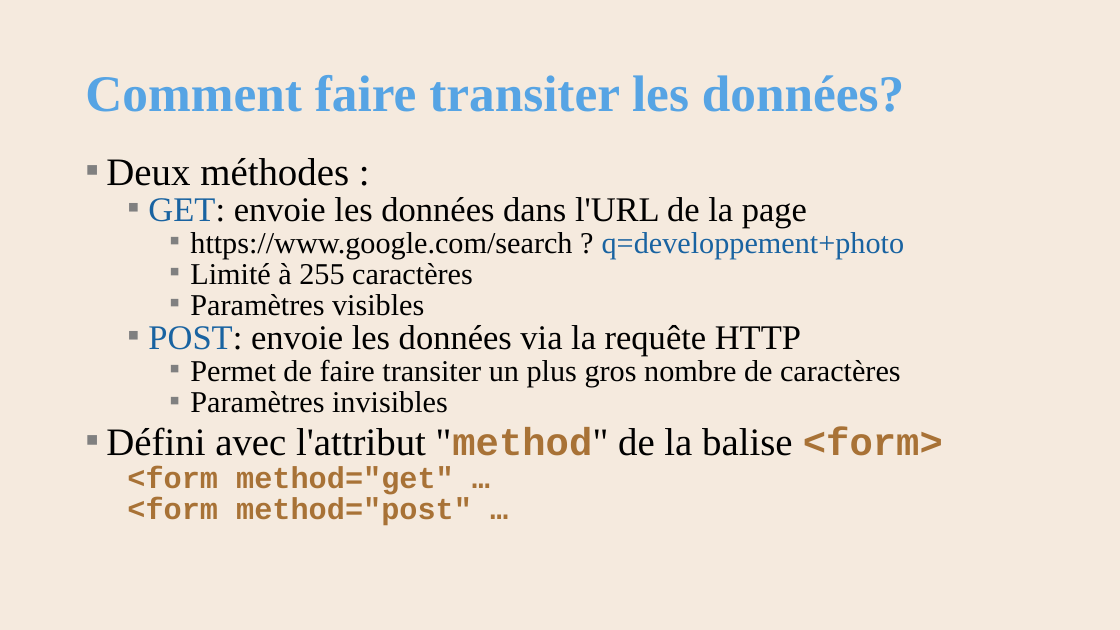
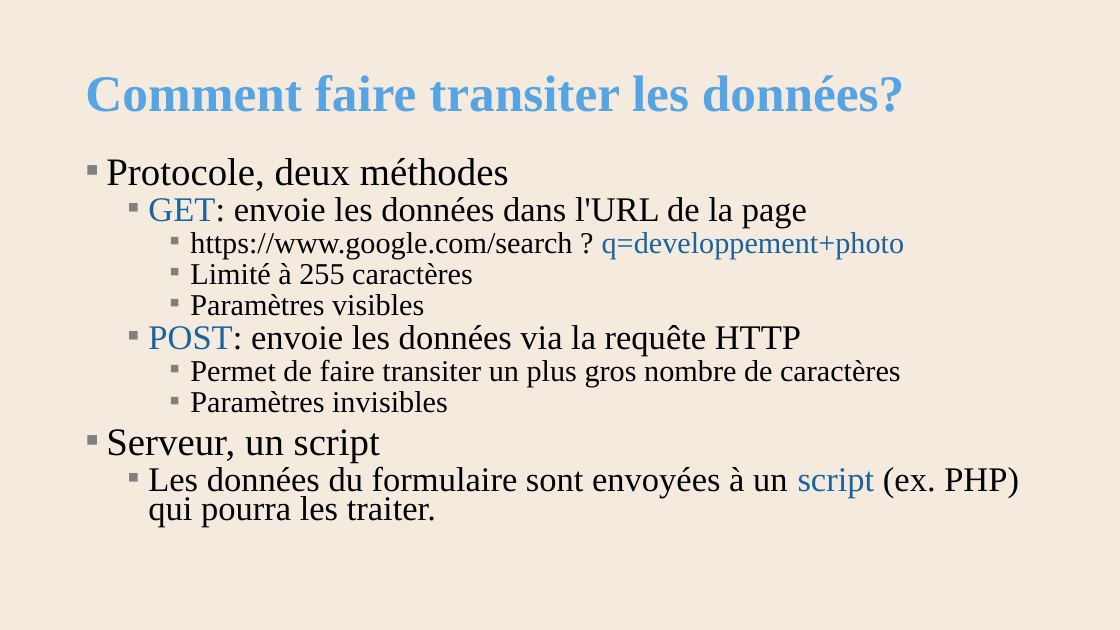
Before and after one commit to AlainWafflard/4IPW3, a slide deck: slide 7 of syllabus/13_formulaire_HTML/syllabus_13_form.pptx (slide 8 before the commit). Drawn at 1120x630 pixels with LibreOffice and Linux fonts; fonts in the diff are those of the drawing; background and template pictures are left out. Boxes give left, top, right and bottom in pixels: in the first picture for what was removed or moved away, otherwise in the second. Text is boxed around its words. In the diff, an @@ line names an element or a change of style, - is before the commit and + after.

```diff
--- a/syllabus/13_formulaire_HTML/syllabus_13_form.pptx
+++ b/syllabus/13_formulaire_HTML/syllabus_13_form.pptx
@@ text at (106,158,509,191): text changed @@
-▪ Deux méthodes :
+▪ Protocole, deux méthodes
@@ text at (106,429,1019,526): text changed; size 33.3 to 29.6 pt; font Courier New to Times New Roman; text colour #A87236 to #000000; bold off @@
-▪ Défini avec l'attribut "method" de la balise <form>
-  <form method="get" …
-  <form method="post" …
+▪ Serveur, un script
+  ▪ Les données du formulaire sont envoyées à un script (ex. PHP) qui pourra les traiter.
```
Also in this commit, not shown: 2 other slides changed, 2 slides removed, 13 other files.
